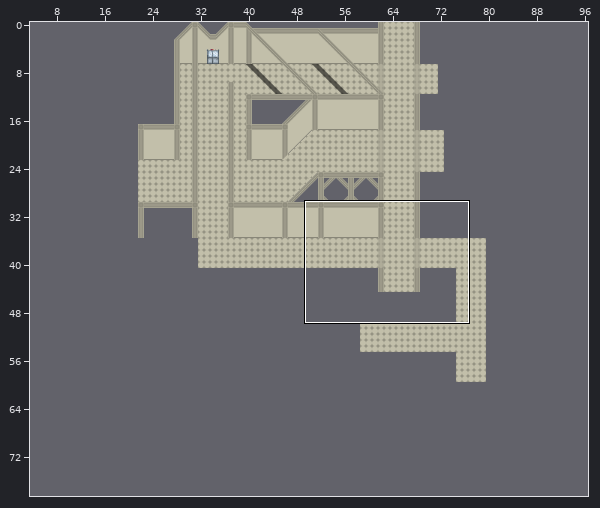
Level history. Tiled map (JSON): assets/maps/dungeon_1_a.tmj. The first picture is a wide view before the edit; the outline marks the close-up.
Close-up. Earlier state:
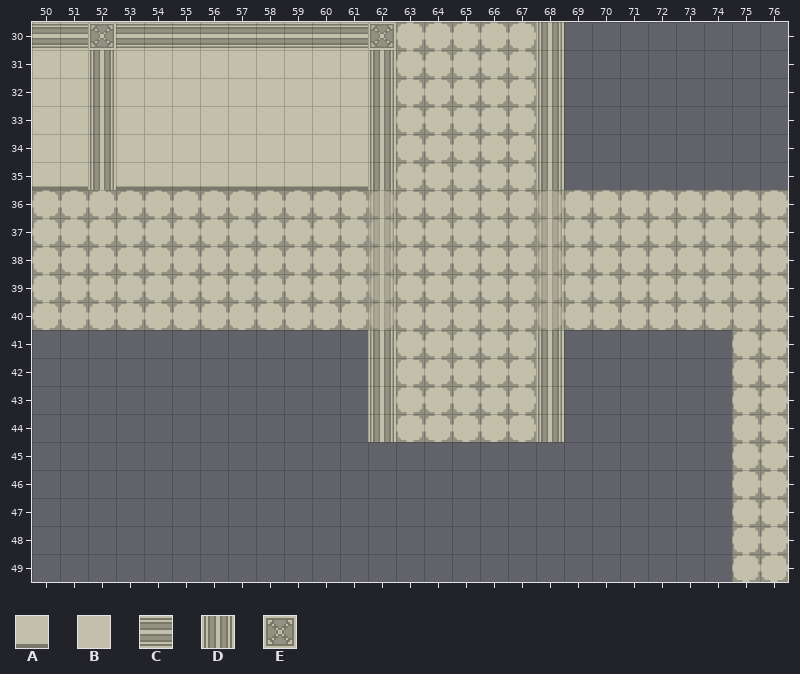
Cells are 32x32 px. Shown: x 50..76, y 30..49. The commit also changed other parts of the map, which this record leaves out.
Key: from "school": A 33, B 62, C 178, D 207, E 236.
_ is an empty cell, # one hidden under a higher layer.
Layers that did not change in this view are not listed.
Layer "壁" before, first column x 50:
30 CCECCCCCCCCCE______________
31 BBDBBBBBBBBBD______________
32 BBDBBBBBBBBBD______________
33 BBDBBBBBBBBBD______________
34 BBDBBBBBBBBBD______________
35 AADAAAAAAAAAD#####_________
36 ___________________________
37 ___________________________
38 ___________________________
39 ___________________________
40 ___________________________
41 _____________#####_________
42 ___________________________
43 ___________________________
44 ___________________________
45 ___________________________
46 ___________________________
47 ___________________________
48 ___________________________
49 ___________________________
After:
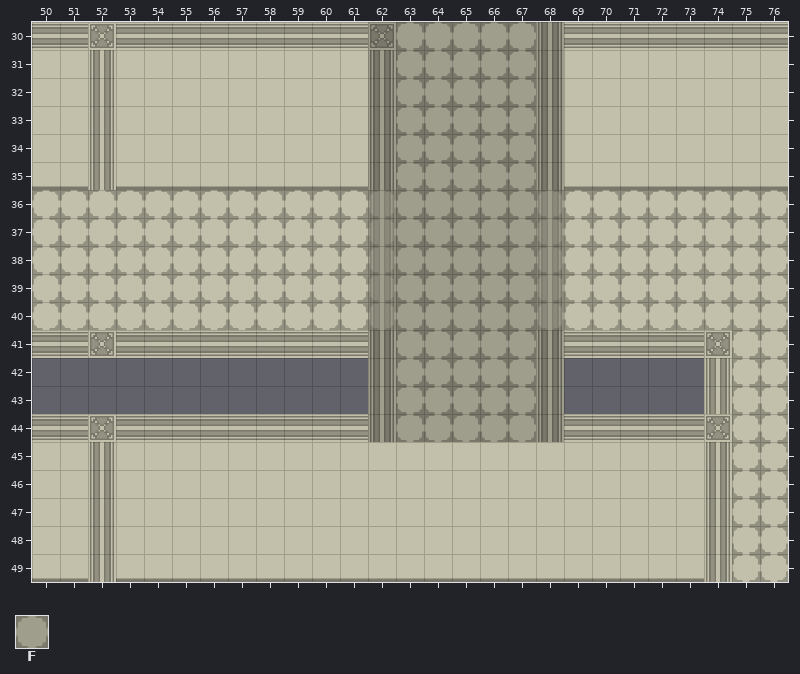
Further tiles: from "school": F 669.
Tiles of an added or newly shown layer are drawn over the layers below it.
See-through tiles are keyed as they look on the map.
Change:
Changed rows in their new state; . is an unchanged cell.
Layer "謎壁０":
first column x 69:
31 BBBBBBB.
32 BBBBBBBB
33 BBBBBBBB
34 BBBBBBBB
Layer "壁":
first column x 69:
30 CCCCCC
first column x 69:
35 AAAAAAAA
first column x 50:
41 CCECCCCCCCCC.......CCCCCE
42 ........................D
43 ........................D
44 CCECCCCCCCCC.......CCCCCE
45 BBDBBBBBBBBBBBBBBBBBBBBBD
46 BBDBBBBBBBBBBBBBBBBBBBBBD
47 BBDBBBBBBBBBBBBBBBBBBBBBD
48 BBDBBBBBBBBBBBBBBBBBBBBBD
49 AADAAAAAAAAAAAAAAAAAAAAAD
Layer "謎壁２":
first column x 75:
30 CC
31 .B
Layer "半透明黒" (added):
first column x 62:
30 FFFFFFF
31 FFFFFFF
32 FFFFFFF
33 FFFFFFF
34 FFFFFFF
35 FFFFFFF
36 FFFFFFF
37 FFFFFFF
38 FFFFFFF
39 FFFFFFF
40 FFFFFFF
41 FFFFFFF
42 FFFFFFF
43 FFFFFFF
44 FFFFFFF
Boxes around the changes in both close-ups, in picture pixels (x1, y1, x2, y2):
added: (32, 22, 788, 582)
